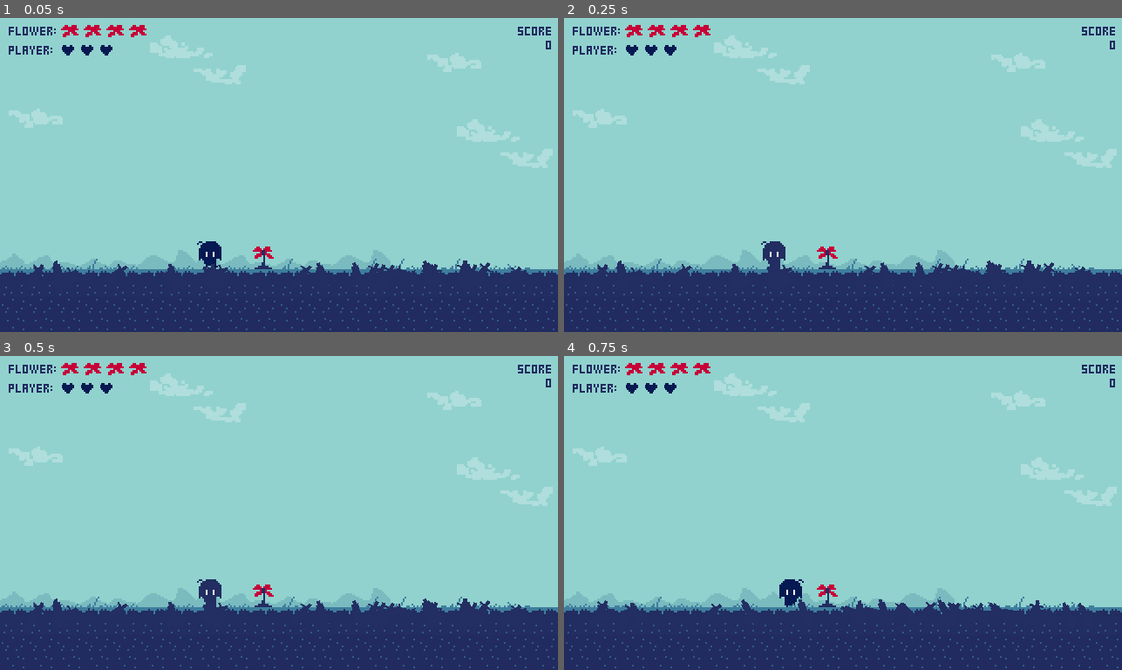
Above: before the commit, frames 1-4 (two rows, left to right).
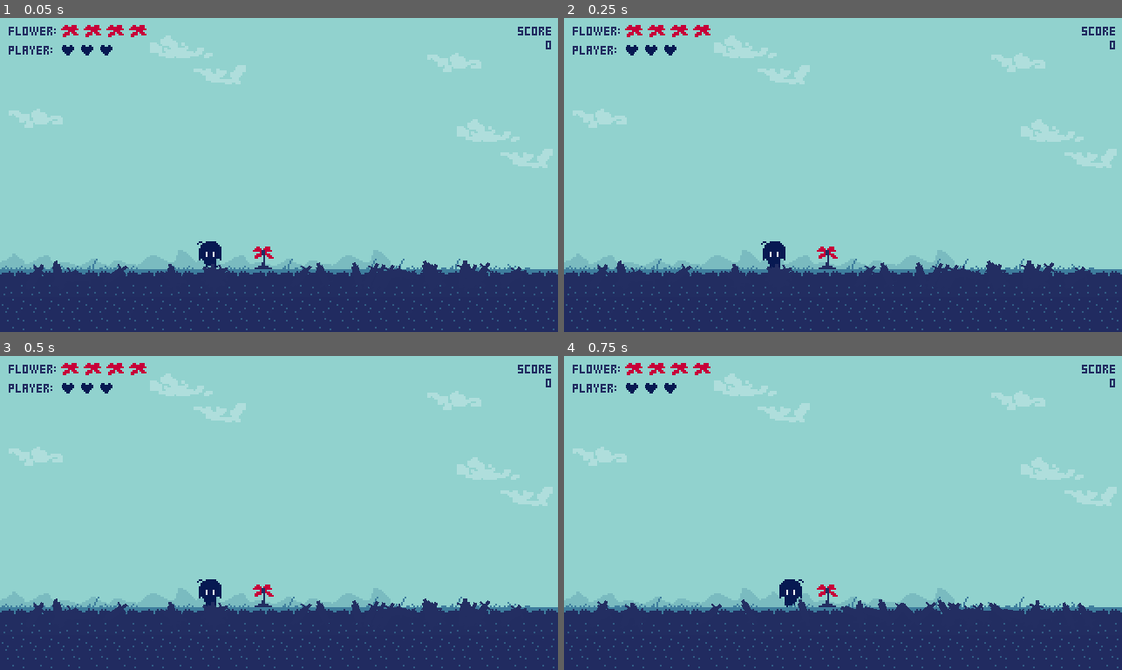
Above: after the commit, the same moments.

Repository: mwpodgorni/DDDD-Project
Game: Godot game, scene res://choice.tscn
Two runs of this game, one before a commit and one after it. Both use one fixed random seed, a clock stepped at 60 frames per second and the inputs below.
Inputs:
- Up to frame 1 (0.05 s): no input
- Up to frame 2 (0.25 s): no input
- Up to frame 3 (0.5 s): no input
- Up to frame 4 (0.75 s): tap Enter at 0.5 s; hold Right (ui_right) from 0.53 s (still down)

Frame 1 is identical in both runs. In frame 2, 0.3% of the frame differs, in the area x 35-40%, y 71-80%; in frame 3, 0.3%; in frame 4, nothing differs.

Commit message:
data tracking

Diff:
--- /dev/null
+++ b/LD46/LD46.gd
@@ -0,0 +1,81 @@
+extends Node2D
+
+
+var gameData;
+var currentGame = {
+		 "timestamp": null,
+		 "droppedSwords": 0,
+		 "dodgedSwords": 0,
+		 "wonWaves": 0,
+		 "gameOverReason": null,
+		 "wonGame": false,
+		 "firstDeflectedSwordWave": 0
+	  }
+
+func _ready():
+	loadFromJson()
+	connect("game_over", self, "saveToJson")
+
+func clearCurrentGame():
+	currentGame = {
+		 "timestamp": null,
+		 "droppedSwords": 0,
+		 "dodgedSwords": 0,
+		 "wonWaves": 0,
+		 "gameOverReason": null,
+		 "wonGame": false,
+		 "firstDeflectedSwordWave": 0
+	  }
+
+func getCurrentGameField(key):
+	return currentGame[key]
+
+func updateCurrentGameField(key, value):
+	currentGame[key]=value
+
+func increaseGameFieldValue(key):
+	currentGame[key]+=1
+
+func loadFromJson():
+	var file = File.new()
+	if file.open(g.projectPath, File.READ) == OK:
+		var jsonStr = file.get_as_text()
+		file.close()
+
+		var jsonData = JSON.parse(jsonStr).result
+		if jsonData == null:
+			print("Error parsing JSON data:")
+			return
+
+		gameData=jsonData
+#			for play in jsonData["plays"]:
+#				print("\tTimestamp:", play["timestamp"])
+#				print("\tDropped Swords:", play["droppedSwords"])
+#				print("\tDodged Swords:", play["dodgedSwords"])
+#				print("\tWon Waves:", play["wonWaves"])
+#				print("\tGame Over Reason:", play["gameOverReason"])
+#				print("\tWon Game:", play["wonGame"])
+#				print("\tFirst Deflected Sword Wave:", play["firstDeflectedSwordWave"])
+#				print("----------")
+	else:
+		print("Failed to open file for reading.")
+
+func saveToJson():
+	print("saveToJson")
+	currentGame["timestamp"] = get_timestamp()
+	gameData.append(currentGame)
+
+	var file = File.new()
+	if file.open(g.projectPath, File.WRITE) != OK:
+		print("Failed to open file for writing.")
+		return
+
+	var jsonStr = JSON.print(gameData)
+
+	file.store_line(jsonStr)
+	file.close()
+	print("Game data saved successfully!")
+
+func get_timestamp():
+	var unix_timestamp = Time.get_unix_time_from_system()
+	return unix_timestamp
--- a/LD46/LD46.tscn
+++ b/LD46/LD46.tscn
@@ -16,6 +16,7 @@
 [ext_resource path="res://LD46/HEALTH.gd" type="Script" id=14]
 [ext_resource path="res://LD46/FlowerHealth.gd" type="Script" id=15]
 [ext_resource path="res://pixelFont.tres" type="DynamicFont" id=16]
+[ext_resource path="res://LD46/LD46.gd" type="Script" id=17]
 
 [sub_resource type="TileSet" id=1]
 0/name = "sprite.png 0"
@@ -428,7 +429,8 @@
 
 [sub_resource type="RectangleShape2D" id=13]
 
-[node name="ld46" type="Node2D"]
+[node name="Main" type="Node2D"]
+script = ExtResource( 17 )
 
 [node name="tiles" type="TileMap" parent="."]
 tile_set = SubResource( 1 )
@@ -444,31 +446,24 @@
 
 [node name="0" parent="swordplayer" instance=ExtResource( 5 )]
 position = Vector2( 24, -20 )
-swordgen_path = NodePath("../../../ld46/swords")
 
 [node name="1" parent="swordplayer" instance=ExtResource( 5 )]
 position = Vector2( 24, -20 )
-swordgen_path = NodePath("../../../ld46/swords")
 
 [node name="2" parent="swordplayer" instance=ExtResource( 5 )]
 position = Vector2( 24, -20 )
-swordgen_path = NodePath("../../../ld46/swords")
 
 [node name="3" parent="swordplayer" instance=ExtResource( 5 )]
 position = Vector2( 24, -20 )
-swordgen_path = NodePath("../../../ld46/swords")
 
 [node name="4" parent="swordplayer" instance=ExtResource( 5 )]
 position = Vector2( 24, -20 )
-swordgen_path = NodePath("../../../ld46/swords")
 
 [node name="5" parent="swordplayer" instance=ExtResource( 5 )]
 position = Vector2( 24, -20 )
-swordgen_path = NodePath("../../../ld46/swords")
 
 [node name="6" parent="swordplayer" instance=ExtResource( 5 )]
 position = Vector2( 24, -20 )
-swordgen_path = NodePath("../../../ld46/swords")
 
 [node name="timer" type="Timer" parent="swordplayer"]
 wait_time = 3.263
--- a/LD46/globals.gd
+++ b/LD46/globals.gd
@@ -3,3 +3,5 @@
 var lost = 0
 var completed = false
 var gravity = 10
+
+var projectPath = "C:/Users/MichalPodgorni/Desktop/DDDD-Project/game_data.json"
--- a/LD46/player.gd
+++ b/LD46/player.gd
@@ -1,6 +1,8 @@
 extends KinematicBody2D
 onready var g = get_node("/root/g")
 onready var swords = [get_node("s/swordhit0"), get_node("s/swordhit1"), get_node("s/swordhit2")]
+onready var main = get_node("../../Main")
+onready var swordplayer = get_node("../swordplayer")
 var hits = - 1
 const MAX_HITS = 3
 var speed = 10
@@ -18,6 +20,7 @@
 	g.lost = 0
 	g.completed = false
 	$cooldown.connect("timeout", self, "_on_cooldown_end")
+
 var can_hit = true
 func _on_cooldown_end():
 	can_hit = true
@@ -45,9 +48,13 @@
 		if g.lost == 1:
 			$anim.play("dieflower")
 			g.completed = true
+			main.updateCurrentGameField("gameOverReason", "flower")
+			main.saveToJson()
 		elif g.lost == 2:
 			$anim.play("die")
 			g.completed = true
+			main.updateCurrentGameField("gameOverReason", "player")
+			main.saveToJson()
 		elif g.lost == 3:
 			$anim.play("dead")
 			g.completed = true
@@ -123,6 +130,10 @@
 		get_node("sparks/anim").play("spark")
 		body.hit($sparks.position.normalized())
 		gl.score+=100
+		main.increaseGameFieldValue("dodgedSwords")
+		if main.getCurrentGameField("firstDeflectedSwordWave")==0:
+			main.updateCurrentGameField("firstDeflectedSwordWave", swordplayer.currentWave())
+
 
 func _on_got_hit(area):
 	print("Got hit")
--- a/LD46/swordplayer.gd
+++ b/LD46/swordplayer.gd
@@ -1,6 +1,7 @@
 extends Node2D
 onready var player = get_node("../player")
 onready var g = get_node("/root/g")
+onready var main = get_node("../../Main")
 var swords = []
 var is_done = - 1
 var timers = []
@@ -55,38 +56,57 @@
 
 func win():
 	g.lost = 3
+	main.updateCurrentGameField("wonGame", true)
 func wave0():
 	for i in range(0, swords.size()):
+		main.increaseGameFieldValue("droppedSwords")
 		swords[i].position.x = i * 40 + 40
 		swords[i].start_delay(i * 0.5 + 0.1)
 func wave1():
+	main.increaseGameFieldValue("wonWaves")
 	for i in range(0, swords.size()):
+		main.increaseGameFieldValue("droppedSwords")
 		swords[i].position.x = 280 - i * 40
 		swords[i].start_delay(i * 0.5 + 0.1)
 func wave2():
+	main.increaseGameFieldValue("wonWaves")
 	for i in range(0, swords.size()):
+		main.increaseGameFieldValue("droppedSwords")
 		swords[i].position.x = i * 10 + 106
 		if i > 3:
 			swords[i].start_delay(3.1 - i * 0.5)
 		else :
 			swords[i].start_delay(i * 0.5 + 0.1)
 func wave3():
+	main.increaseGameFieldValue("wonWaves")
 	for i in range(0, swords.size()):
+		main.increaseGameFieldValue("droppedSwords")
 		swords[i].position.x = 280 - i * 40
 		swords[i].start_delay(i * 0.5 + 0.1)
 func wave4():
+	main.increaseGameFieldValue("wonWaves")
 	for i in range(0, swords.size()):
+		main.increaseGameFieldValue("droppedSwords")
 		swords[i].position.x = i * 40 + 40
 		swords[i].start_delay(i * 0.5 + 0.1)
 func wave5():
+	main.increaseGameFieldValue("wonWaves")
 	for i in range(0, swords.size()):
+		main.increaseGameFieldValue("droppedSwords")
 		swords[i].position.x = 280 - i * 40
 		swords[i].start_delay(i * 0.5 + 0.1)
 func wave6():
+	main.increaseGameFieldValue("wonWaves")
 	for i in range(0, swords.size()):
+		main.increaseGameFieldValue("droppedSwords")
 		swords[i].position.x = i * 40 + 40
 		swords[i].start_delay(i * 0.5 + 0.1)
 func wave7():
+	main.increaseGameFieldValue("wonWaves")
 	for i in range(0, swords.size()):
+		main.increaseGameFieldValue("droppedSwords")
 		swords[i].position.x = 280 - i * 40
 		swords[i].start_delay(i * 0.5 + 0.1)
+
+func currentWave():
+	return wave
--- /dev/null
+++ b/game_data.json
@@ -0,0 +1 @@
+[{"timestamp":1710271183,"droppedSwords":42,"dodgedSwords":4,"wonWaves":4,"gameOverReason":"flower","wonGame":false,"firstDeflectedSwordWave":2}]
Not shown: 1 places in LD46/LD46.tscn that only renumber resources
Binary file changed: LD46/sprite.png
